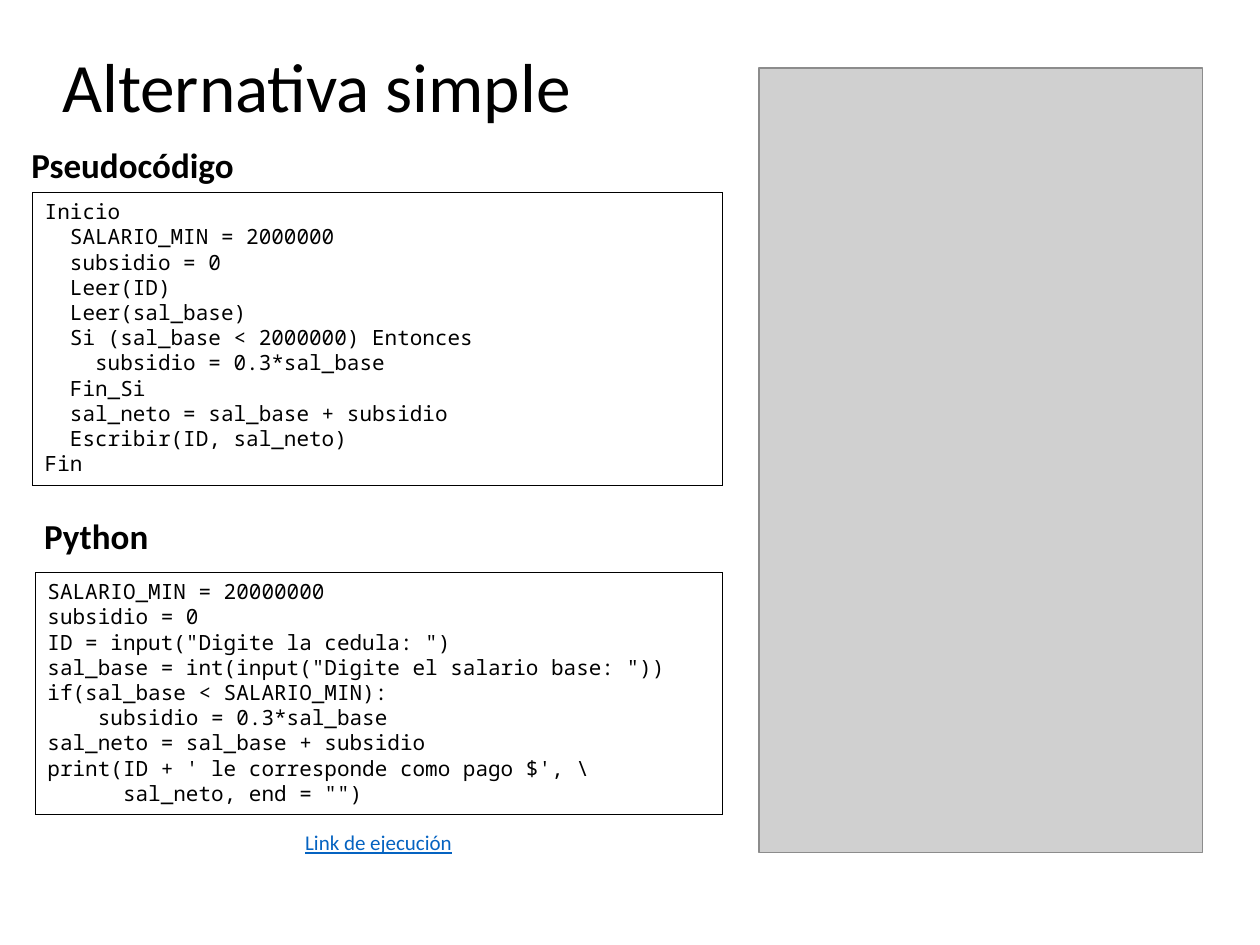
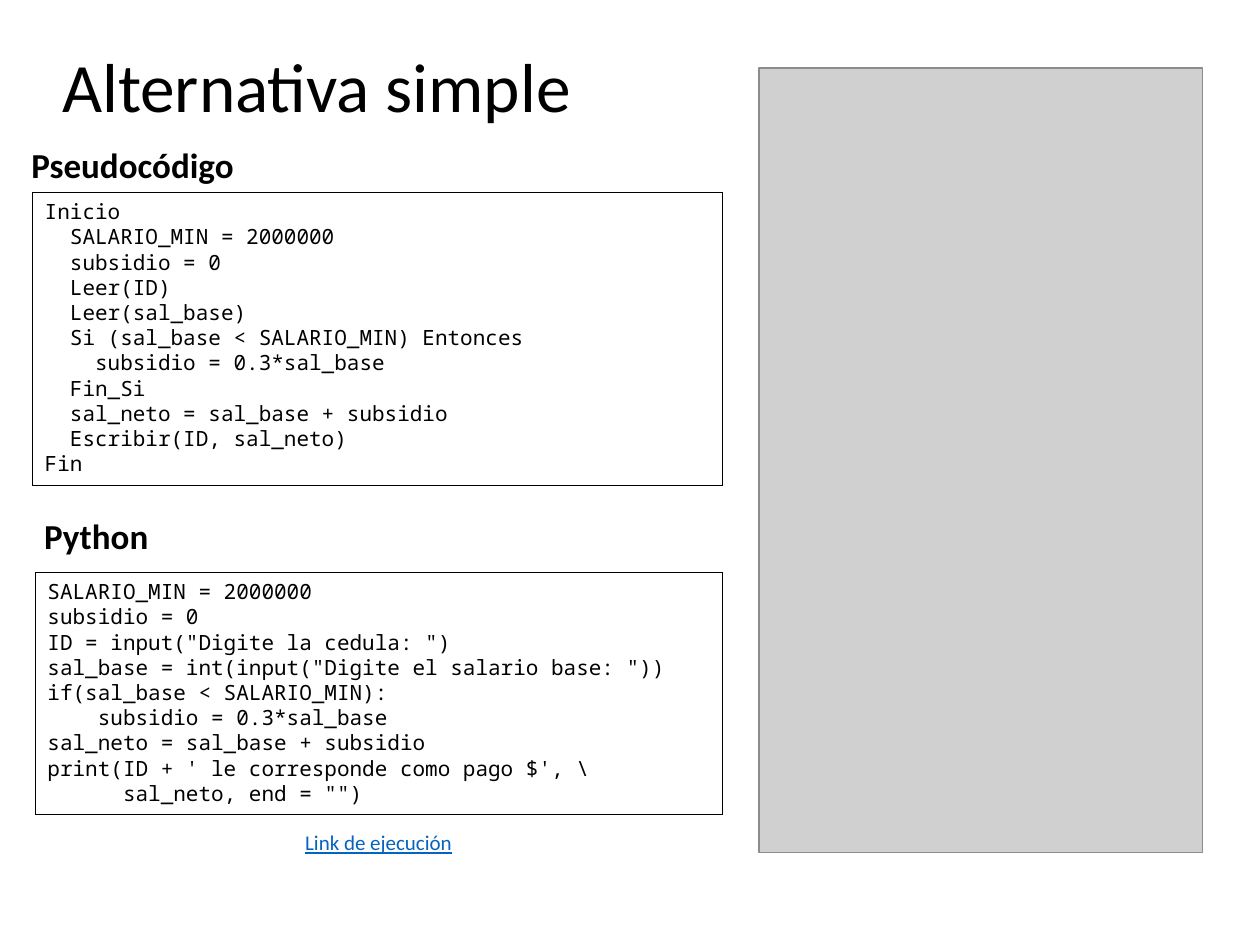
Before and after one commit to algoritmos-UdeA/logica1-20262, a slide deck: slide 35 of clases/5/teoria/clase-05.pptx. Drawn at 1260x945 pixels with LibreOffice and Linux fonts; fonts in the diff are those of the drawing; grey boxes stand for pictures. Boxes give left, top, right and bottom in pixels: in the first picture for what was removed or moved away, otherwise in the second. Text is boxed around its words. In the diff, an @@ line names an element or a change of style, - is before the commit and + after.

```diff
--- a/clases/5/teoria/clase-05.pptx
+++ b/clases/5/teoria/clase-05.pptx
@@ text in rectangle at (70,329,523,349): text changed @@
-Si (sal_base < 2000000) Entonces
+Si (sal_base < SALARIO_MIN) Entonces
@@ text in rectangle at (47,583,312,603): text changed @@
-SALARIO_MIN = 20000000
+SALARIO_MIN = 2000000
```
Also in this commit, not shown: 27 other slides changed, 2 other files.
